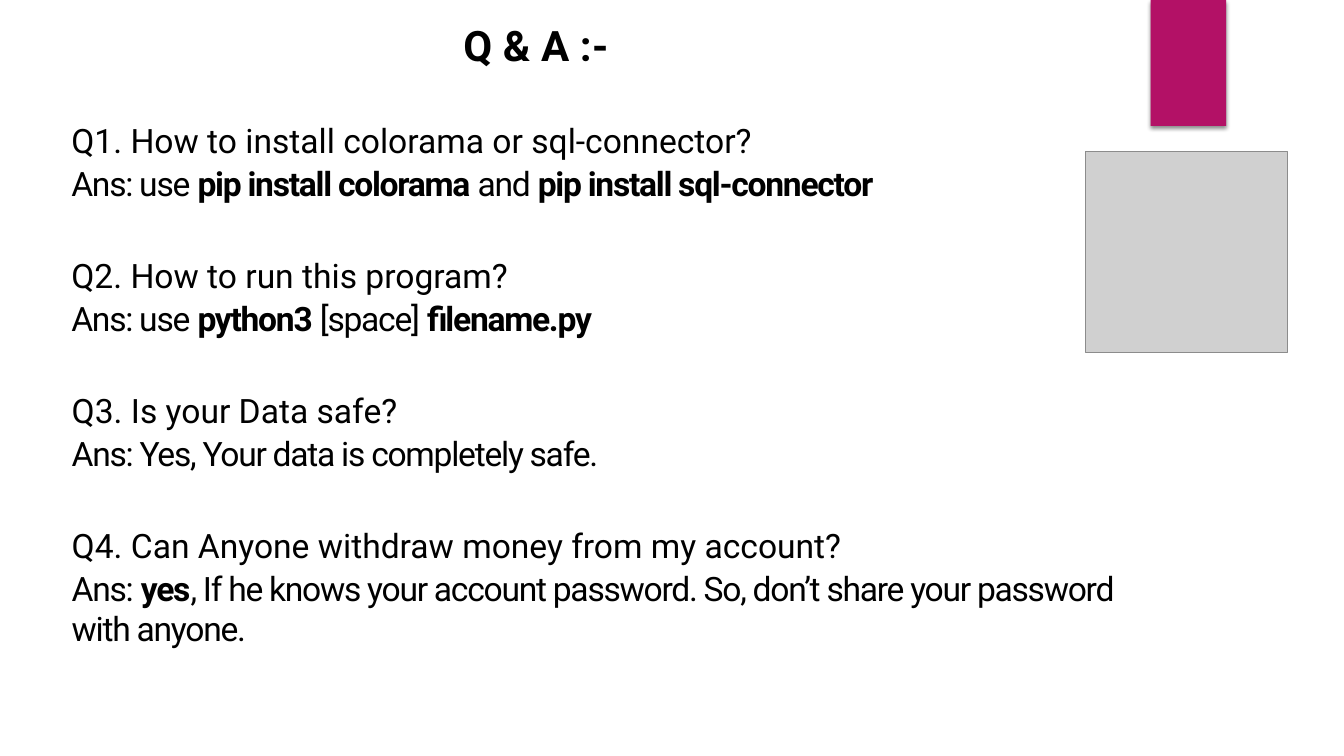
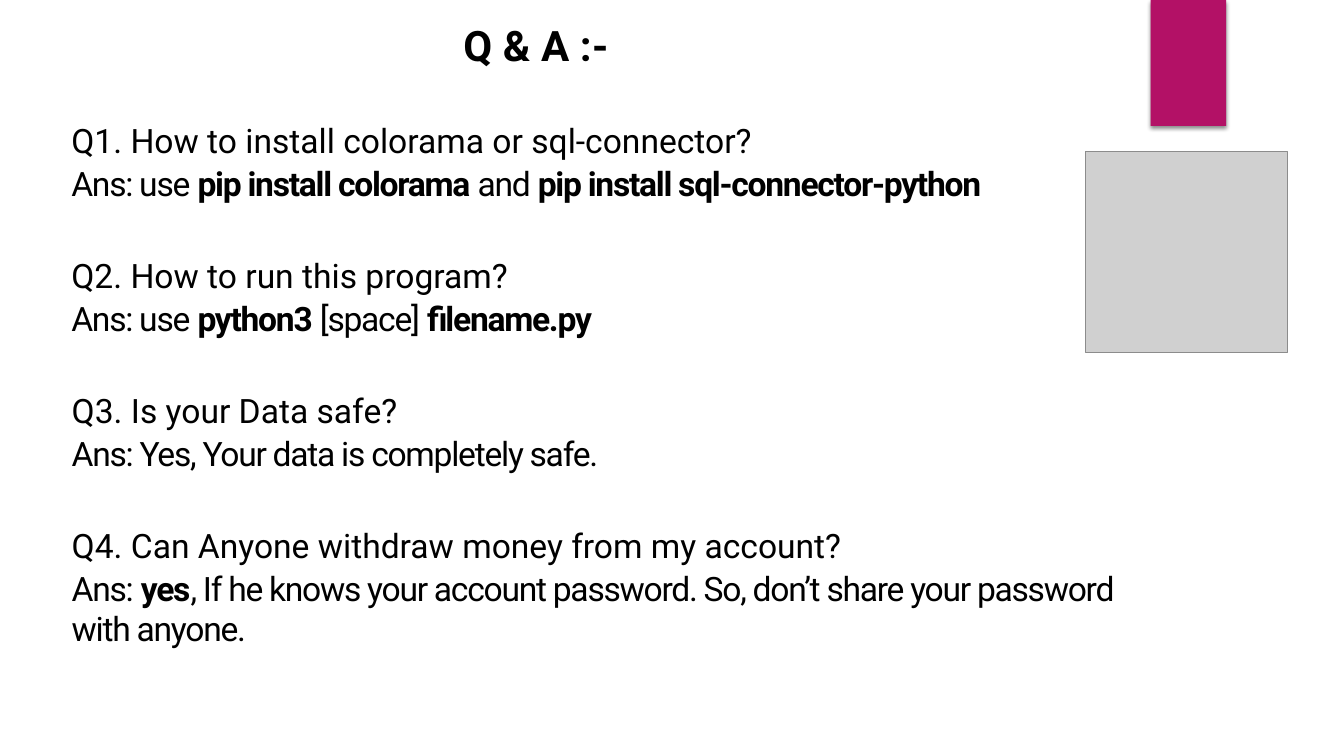
Before and after one commit to ab47cp/online_banking, a slide deck: slide 9 of online banking.pptx. Drawn at 1344x756 pixels with LibreOffice and Linux fonts; fonts in the diff are those of the drawing; grey boxes stand for pictures. Boxes give left, top, right and bottom in pixels: in the first picture for what was removed or moved away, otherwise in the second. Text is boxed around its words. In the diff, an @@ line names an element or a change of style, - is before the commit and + after.

```diff
--- a/online banking.pptx
+++ b/online banking.pptx
@@ text at box(71, 170, 981, 203): text changed @@
-Ans: use pip install colorama and pip install sql-connector
+Ans: use pip install colorama and pip install sql-connector-python
```
Also in this commit, not shown: 1 other file.
